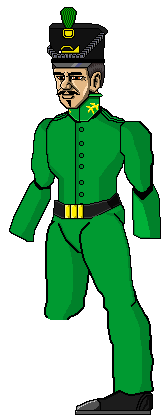
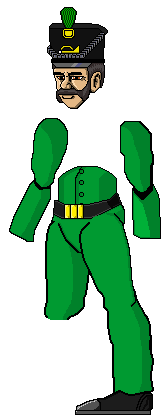
Before/after of a 163x416 layered artwork. What changed in the layer stack:
added layer "Copiar de face" (2nd of 2) above "face" over left=56, top=76, right=105, bottom=109
hid "face" over left=56, top=76, right=105, bottom=109
hid "pescoço" over left=66, top=82, right=103, bottom=122
hid "corpo" over left=46, top=106, right=125, bottom=179
